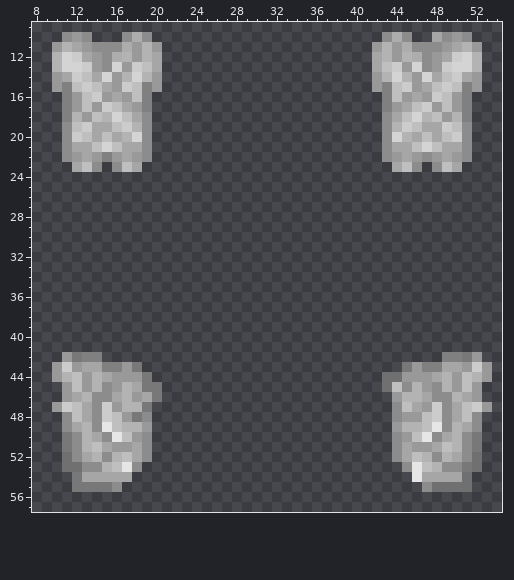
Pixel-art sprite: Resources/Textures/_WL/Mobs/Species/Golem/parts.rsi/torso.png. Above, as it was before the edit.
The file is 64x64 pixels. Colours within 5 levels of each other are drawn and written as one. Shown: x 8..54, y 9..57.
The same view after the edit:
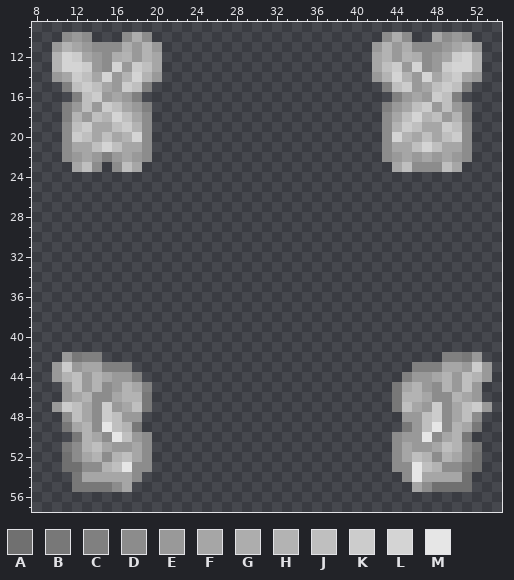
Palette (. is transparent): A #707070  B #787878  C #808080  D #8c8c8c  E #999999  F #a6a6a6  G #adadad  H #b3b3b3  J #bfbfbf  K #cccccc  L #d4d4d4  M #e6e6e6
Author's note on the commit: [Species] Deleted golem male torso
Change:
Colour B replaces colour D in row 47 at x 44; in row 49 at x 11 and 52; in row 50 at x 12 and 51.
Colour B replaces colour E in row 46 at x 44.
Colour B replaces colour F in row 46 at x 19.
Colour B replaces colour H in row 49 at x 18 and 45.
Colour B replaces colour J in row 45 at x 44.
Colour C replaces colour B in row 45 at x 19.
Colour C replaces colour E in row 16 at x 12 and 50; in row 43 at x 17 and 46; in row 44 at x 18 and 45.
Colour C replaces colour J in row 16 at x 18 and 44.
Colour D is added in row 23 at x 47; in row 53 at x 19 and 44; in row 54 at x 18 and 45.
Colour E replaces colour B in row 48 at x 18.
Colour E replaces colour H in row 49 at x 46.
Colour E replaces colour J in row 50 at x 46.
Colour F is added in row 55 at x 17 and 46.
Colour F replaces colour D in row 22 at x 47; in row 45 at x 45.
Colour F replaces colour H in row 47 at x 17.
Colour H replaces colour E in row 46 at x 18.
Colour J replaces colour H in row 47 at x 18.
The author cleared colour A in row 44 at x 43 to 44; in row 45 at x 43.
The author cleared colour B in row 43 at x 18 and 45; in row 44 at x 19; in rows 45 to 46 at x 20; in row 50 at x 11 and 52.
The author cleared colour C in row 16 at x 11, 19, 43 and 51.
The author cleared colour D in row 48 at x 19 and 44.
The author cleared colour E in row 15 at x 10, 20, 42 and 52; in row 49 at x 19 and 44.
